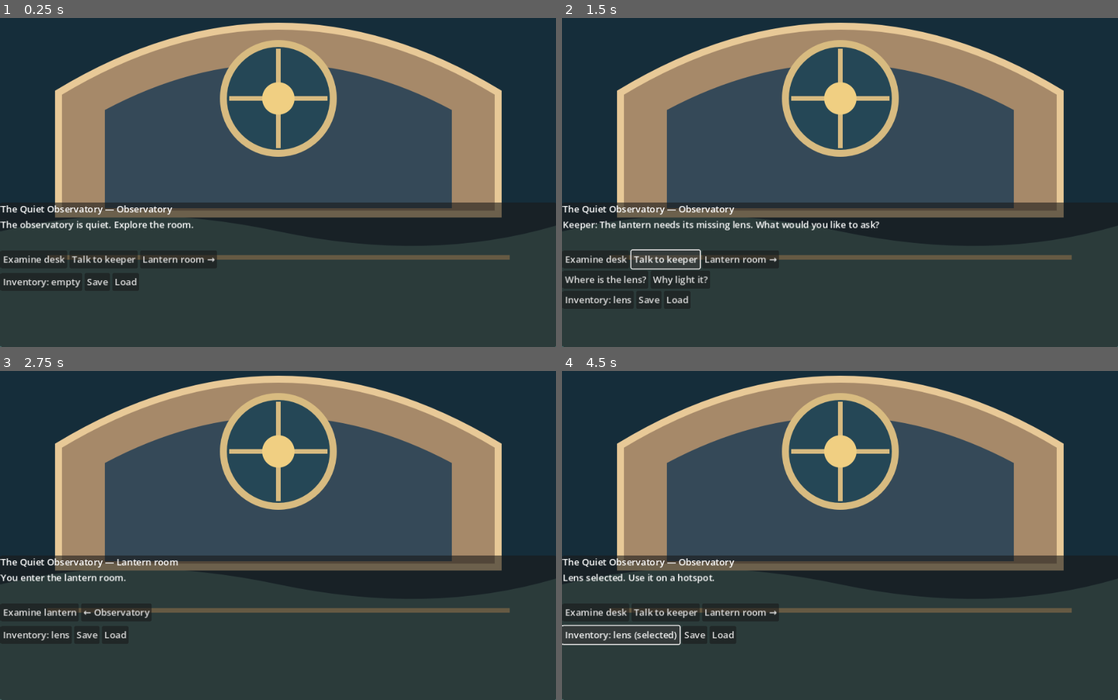
Above: before the commit, frames 1-4 (two rows, left to right).
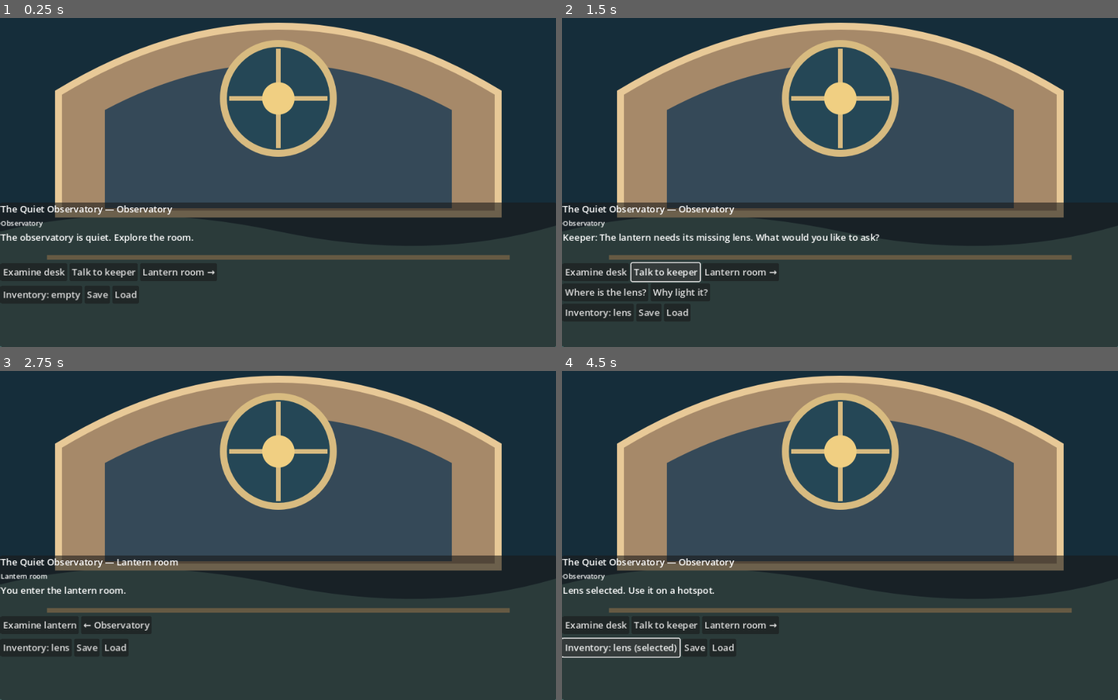
Above: after the commit, the same moments.

Repository: GabrielMrqs/game-studio
Game: Godot game, scene res://main.tscn
The game is run twice, just before and just after one commit, with the same random seed, the same clock (stepped at 60 frames per second) and the same inputs.
Inputs:
- Up to frame 1 (0.25 s): no input
- Up to frame 2 (1.5 s): click "Examine desk" at 0.5 s; click "Talk to keeper" at 1.25 s
- Up to frame 3 (2.75 s): click "Lantern room →" at 2 s
- Up to frame 4 (4.5 s): click "Examine lantern" at 2.75 s; click "← Observatory" at 3.5 s; click "Inventory: lens" at 4.25 s

The runs differ from the first frame. In frame 1, 2.4% of the frame differs, in the area x 0-39%, y 61-86%; in frame 2, 3.7%, in the area x 0-58%, y 61-92%; in frame 3, 1.7%; in frame 4, 2.7%.

Commit message:
Gameplay: Linear GAB-5

Diff:
--- a/game/main.gd
+++ b/game/main.gd
@@ -7,6 +7,7 @@
 var save_path := "user://quiet_observatory_save.json"
 var message: Label
 var title: Label
+var room_label: Label
 var inventory: Button
 var hotspots: HBoxContainer
 var choices: HBoxContainer
@@ -28,6 +29,9 @@
 	panel.add_child(layout)
 	title = Label.new()
 	layout.add_child(title)
+	room_label = Label.new()
+	room_label.add_theme_font_size_override("font_size", 12)
+	layout.add_child(room_label)
 	message = Label.new()
 	message.autowrap_mode = TextServer.AUTOWRAP_WORD_SMART
 	message.custom_minimum_size.y = 52
@@ -62,6 +66,7 @@
 	_clear(hotspots)
 	_clear(choices)
 	title.text = "The Quiet Observatory — " + ("Observatory" if room == "observatory" else "Lantern room")
+	room_label.text = "Observatory" if room == "observatory" else "Lantern room"
 	message.text = text
 	inventory.text = "Inventory: lens" + (" (selected)" if selected_lens else "") if has_lens else "Inventory: empty"
 	if room == "observatory":
--- a/game/tests/smoke.gd
+++ b/game/tests/smoke.gd
@@ -27,6 +27,7 @@
 	root.add_child(game)
 	game.save_path = "user://smoke_%d.json" % Time.get_ticks_usec()
 	check(game.room == "observatory", "starting room")
+	check(game.room_label.text == "Observatory", "starting room label")
 	press(game.hotspots, "Talk to keeper")
 	check(game.choices.get_child_count() == 2, "keeper dialogue opens")
 	game.inventory.pressed.emit()
@@ -39,9 +40,11 @@
 	press(game.choices, "Where is the lens?")
 	check("desk" in game.message.text, "second dialogue branch")
 	press(game.hotspots, "Lantern room →")
+	check(game.room_label.text == "Lantern room", "room label updates on entry")
 	press(game.hotspots, "Examine lantern")
 	check(not game.lit and "socket" in game.message.text, "lantern needs lens")
 	press(game.hotspots, "← Observatory")
+	check(game.room_label.text == "Observatory", "room label updates on return")
 	press(game.hotspots, "Examine desk")
 	check(game.has_lens, "collect lens")
 	game.inventory.pressed.emit()
@@ -60,8 +63,10 @@
 	press(game.hotspots, "Talk to keeper")
 	check(game.message.text == "Keeper: Thank you for lighting the lantern!", "keeper thanks player after lighting lantern")
 	check(game.choices.get_child_count() == 0, "completed keeper dialogue has no choices")
+	press(game.hotspots, "Lantern room →")
 	game.load_game()
 	check(game.room == "observatory" and game.has_lens and not game.lit, "load restores progress")
+	check(game.room_label.text == "Observatory", "room label updates on load")
 	var bad := FileAccess.open(game.save_path, FileAccess.WRITE)
 	bad.store_string("not json")
 	bad.close()
